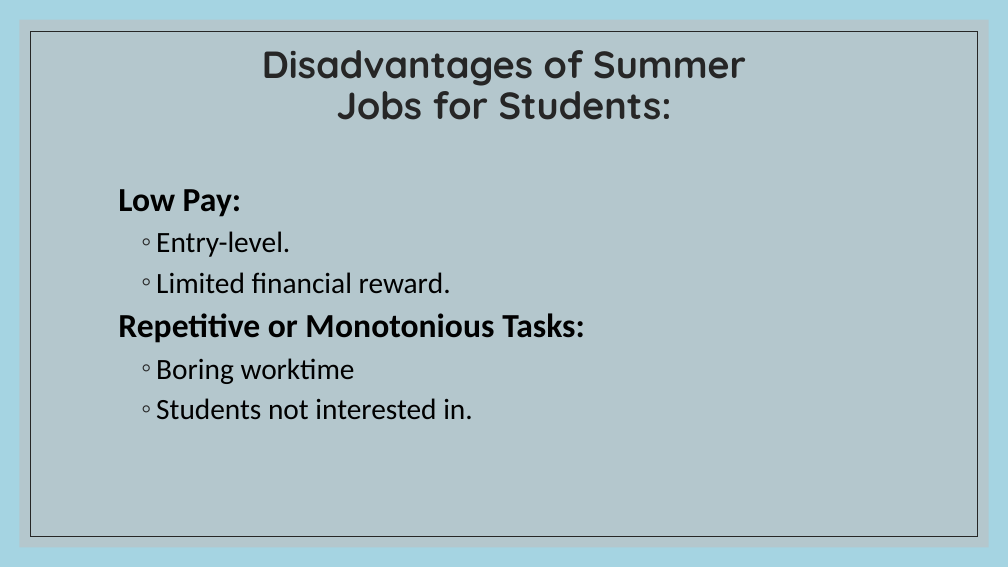
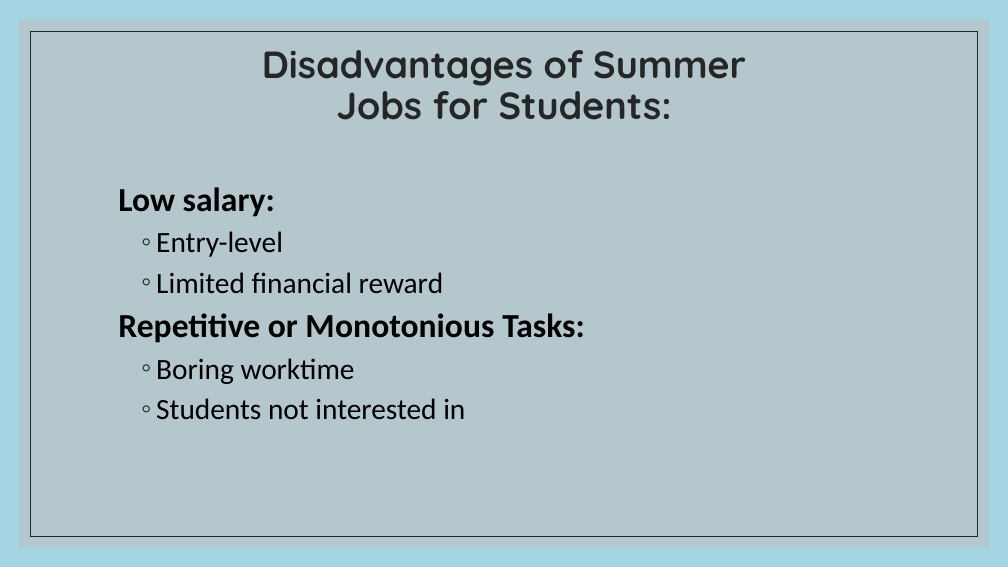
Before and after one commit to Palacsinta002/12.C_Erettsegi, a slide deck: slide 4 of Angol/jobs_KT_BH_Angol_2_ppt.pptx (slide 6 before the commit). Drawn at 1008x567 pixels with LibreOffice and Linux fonts; fonts in the diff are those of the drawing. Boxes give left, top, right and bottom in pixels: in the first picture for what was removed or moved away, otherwise in the second. Text is boxed around its words. In the diff, an @@ line names an element or a change of style, - is before the commit and + after.

```diff
--- a/Angol/jobs_KT_BH_Angol_2_ppt.pptx
+++ b/Angol/jobs_KT_BH_Angol_2_ppt.pptx
@@ text at (118,187,444,293): text changed @@
-  Low Pay:
-    ◦ Entry-level.
-    ◦ Limited financial reward.
+  Low salary:
+    ◦ Entry-level
+    ◦ Limited financial reward
@@ text at (156,398,465,420): text changed @@
-    ◦ Students not interested in.
+    ◦ Students not interested in
```
Also in this commit, not shown: 4 other slides changed, 3 slides removed, 10 other files.
